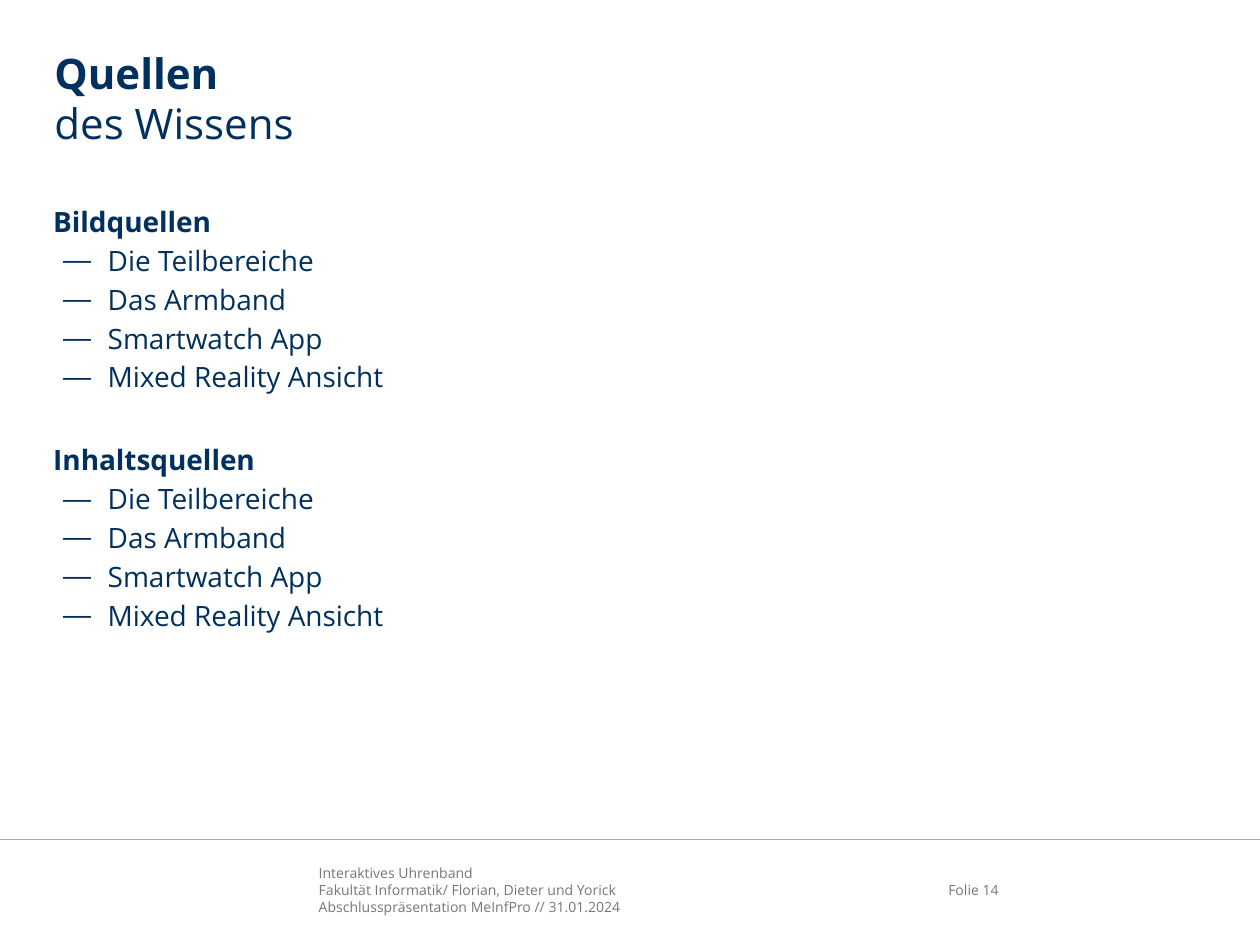
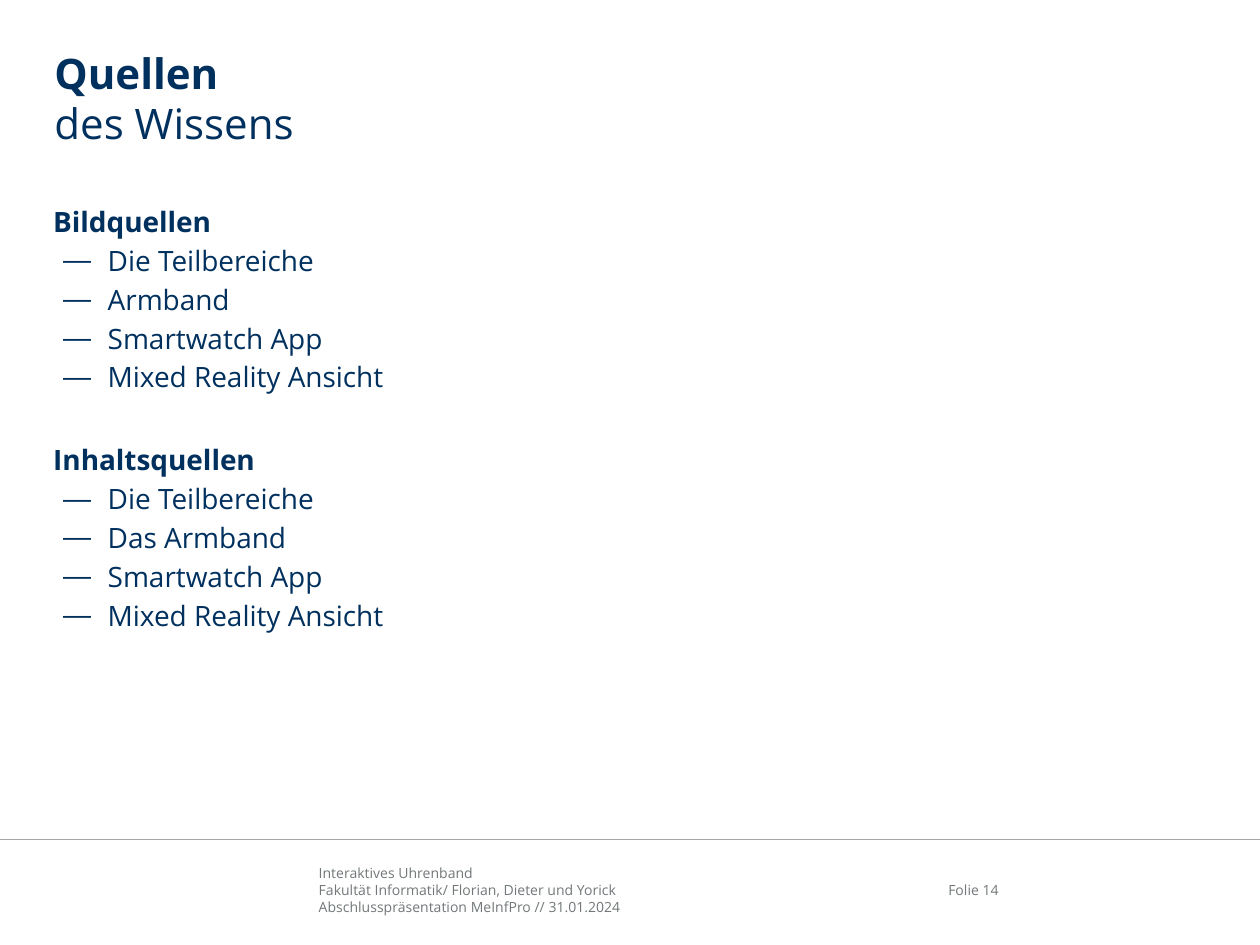
Before and after one commit to Avva-FR/StrapAR-Augmented-Smartwatch-Interface, a slide deck: slide 14 of doc/abschlusspraesentation/MeInfPro_Abschlusspräsentation_watch.pptx. Drawn at 1260x945 pixels with LibreOffice and Linux fonts; fonts in the diff are those of the drawing; background and template pictures are left out. Boxes give left, top, right and bottom in pixels: in the first picture for what was removed or moved away, otherwise in the second. Text is boxed around its words. In the diff, an @@ line names an element or a change of style, - is before the commit and + after.

Commit message:
updated presentation

```diff
--- a/doc/abschlusspraesentation/MeInfPro_Abschlusspräsentation_watch.pptx
+++ b/doc/abschlusspraesentation/MeInfPro_Abschlusspräsentation_watch.pptx
@@ text at bbox=[108, 288, 230, 311]: text changed @@
-  — Das Armband
+  — Armband
```
Also in this commit, not shown: 2 other slides changed, 1 slide added, 1 slide removed.
